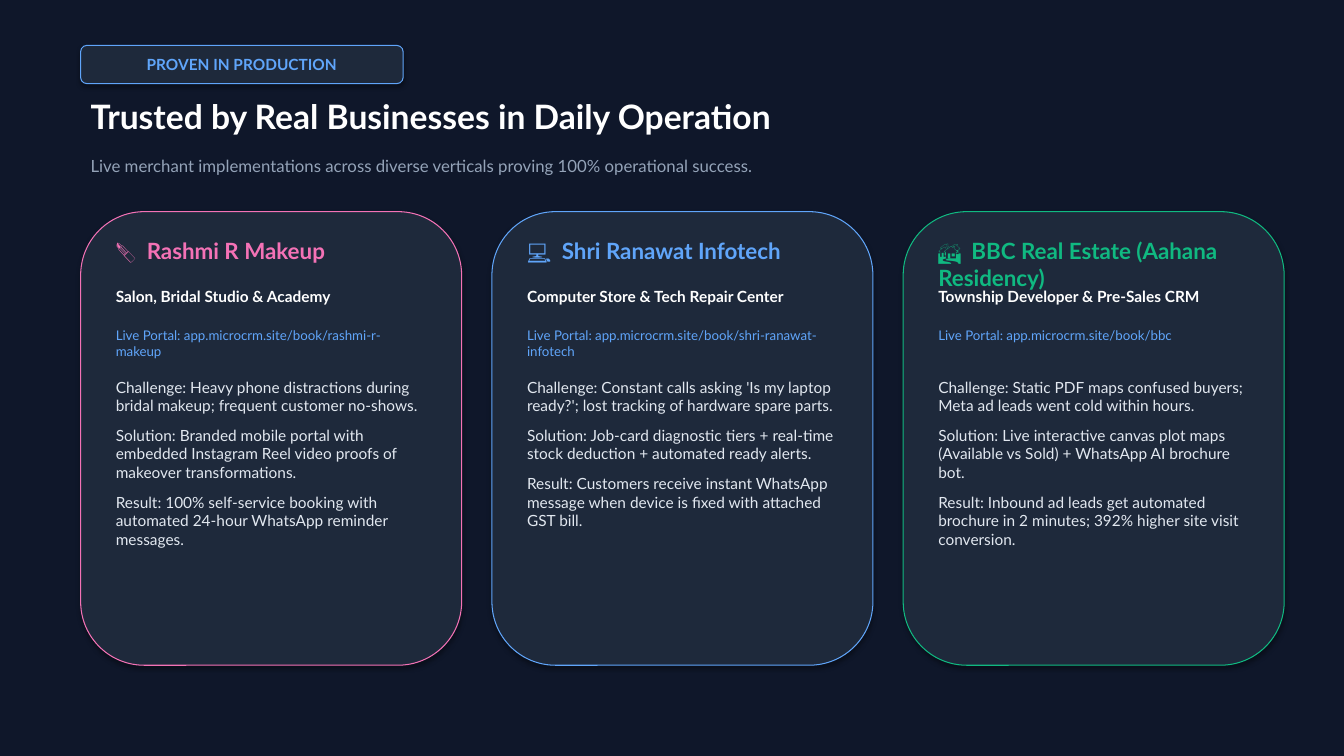
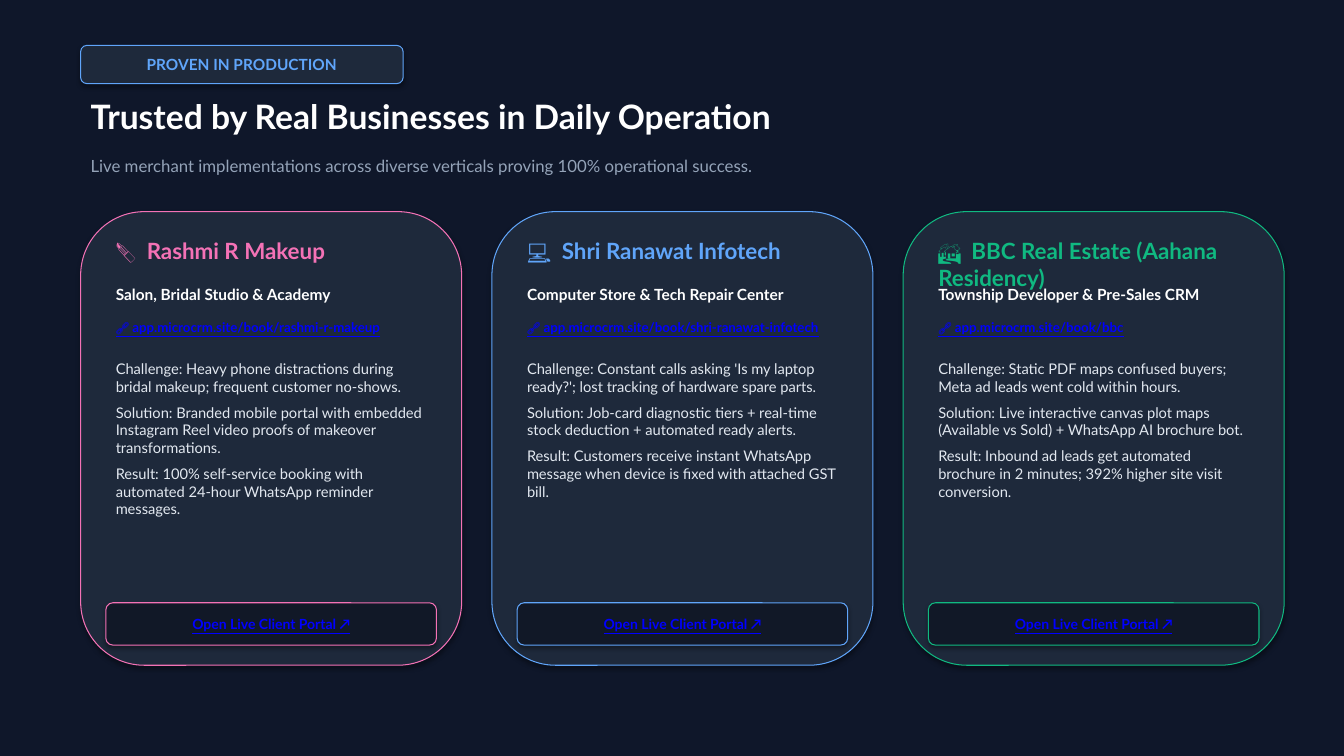
Before and after one commit to ayushmanparchoria16/microcrm, a slide deck: slide 4 of MicroCRM_Pitch_Deck.pptx. Drawn at 1344x756 pixels with LibreOffice and Linux fonts; fonts in the diff are those of the drawing. Boxes give left, top, right and bottom in pixels: in the first picture for what was removed or moved away, otherwise in the second. Text is boxed around its words. In the diff, an @@ line names an element or a change of style, - is before the commit and + after.

Commit message:
feat: add direct clickable live portal buttons and URLs to Slide 4 in pitch deck

```diff
--- a/MicroCRM_Pitch_Deck.pptx
+++ b/MicroCRM_Pitch_Deck.pptx
@@ text at (132,322,380,335): text changed; text colour #60A5FA to #0000FF; bold on @@
-Live Portal: app.microcrm.site/book/rashmi-r-makeup
+🔗 app.microcrm.site/book/rashmi-r-makeup
@@ text at (544,322,819,335): text changed; text colour #60A5FA to #0000FF; bold on @@
-Live Portal: app.microcrm.site/book/shri-ranawat-infotech
+🔗 app.microcrm.site/book/shri-ranawat-infotech
@@ text at (955,322,1124,335): text changed; text colour #60A5FA to #0000FF; bold on @@
-Live Portal: app.microcrm.site/book/bbc
+🔗 app.microcrm.site/book/bbc
@@ text "Challenge: Heavy phone distractions during ...": place and size @@
-text "Challenge: Heavy phone distractions during ..." at (116,381,417,548)
+text "Challenge: Heavy phone distractions during ..." at (116,363,422,517)
@@ text "Challenge: Constant calls asking 'Is ...": place and size @@
-text "Challenge: Constant calls asking 'Is ..." at (527,381,834,526)
+text "Challenge: Constant calls asking 'Is ..." at (527,363,836,497)
@@ size 11 to 10.5 pt; less space between paragraphs in 3 elements at (116,363,422,517), (527,363,836,497), (938,363,1243,497) @@
@@ text "Challenge: Static PDF maps confused ...": place and size @@
-text "Challenge: Static PDF maps confused ..." at (938,381,1243,545)
+text "Challenge: Static PDF maps confused ..." at (938,363,1243,497)
@@ rounded rectangle added at (106,603,437,645), fill #111827, outline #F472B6 0.75 pt, 10 pt, text #0000FF, bold, underline @@
+Open Live Client Portal ↗
@@ rounded rectangle added at (517,603,848,645), fill #111827, outline #60A5FA 0.75 pt, 10 pt, text #0000FF, bold, underline @@
+Open Live Client Portal ↗
@@ rounded rectangle added at (929,603,1259,645), fill #111827, outline #10B981 0.75 pt, 10 pt, text #0000FF, bold, underline @@
+Open Live Client Portal ↗
```
Also in this commit, not shown: 1 other file.
